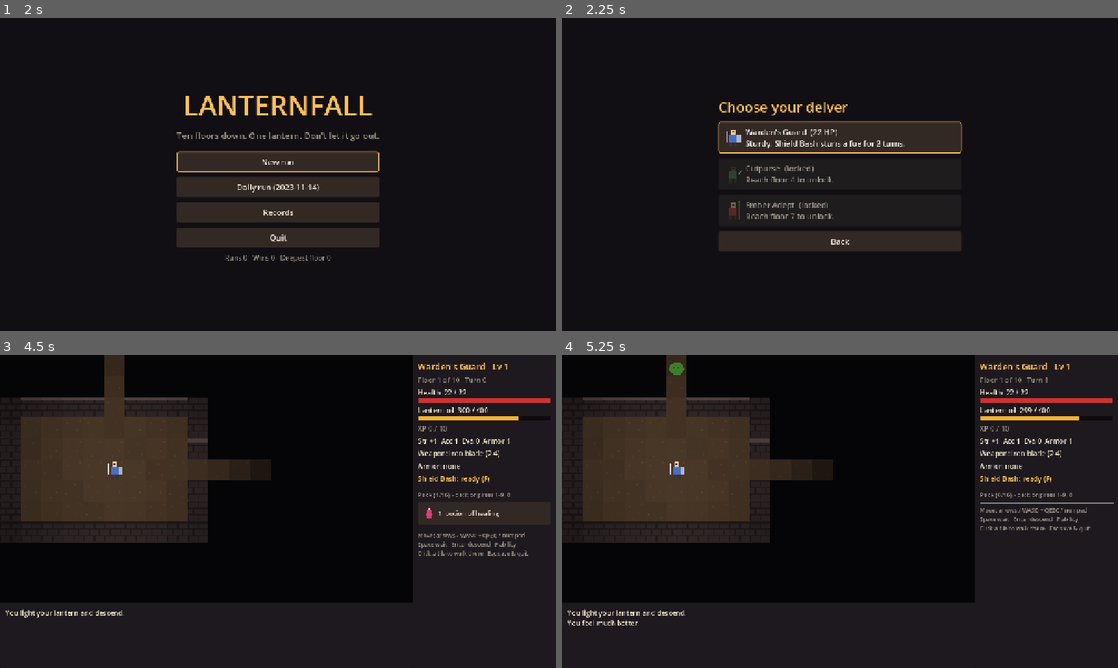
Above: before the commit, frames 1-4 (two rows, left to right).
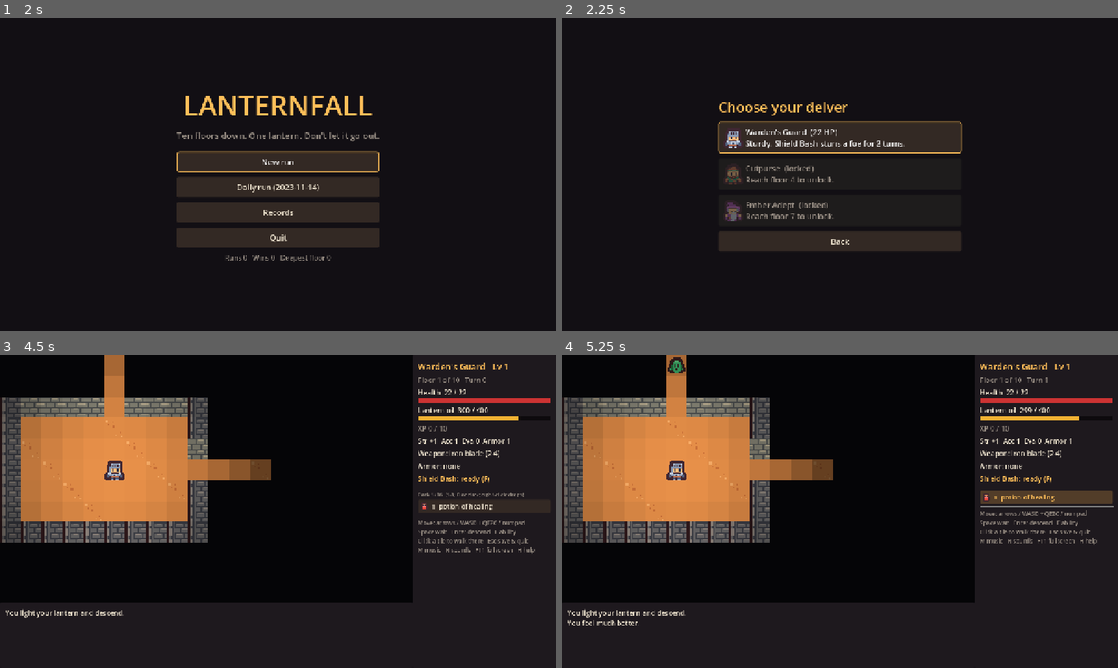
Above: after the commit, the same moments.

Repository: NyobXwb/lanternfall
Game: Godot game, scene res://ui/main.tscn
The game is run twice, just before and just after one commit, with the same random seed, the same clock (stepped at 60 frames per second) and the same inputs.
Inputs:
- Up to frame 1 (2 s): click "Records" at 0.5 s; click "Back" at 1.25 s
- Up to frame 2 (2.25 s): click "New run" at 2 s
- Up to frame 3 (4.5 s): click "Back" at 2.75 s; click "New run" at 3.5 s; click "Warden's Guard (22 HP) Sturdy…" at 4.25 s
- Up to frame 4 (5.25 s): click "1 potion of healing" at 5 s

Frame 1 is identical in both runs. In frame 2, 0.4% of the frame differs, in the area x 29-33%, y 35-65%; in frame 3, 19%; in frame 4, 19%, in the area x 0-100%, y 0-61%.
Error after the commit: Attempted to free a locked object (calling or emitting). (res://ui/main.gd:360)

Commit message:
Kenney art, sounds and music; drop items; skip worse gear; faster side panel
Co-Authored-By: Claude Opus 5.5 <noreply@anthropic.com>
Claude-Session: https://claude.ai/code/session_014DexrHtgHWWYtcEXMziboE

Diff:
--- a/bot/bot.gd
+++ b/bot/bot.gd
@@ -140,7 +140,11 @@
 	var targets: Array = []
 	var full: bool = g.inventory.size() >= Defs.INV_CAP
 	for pos in g.floor_items:
-		if g.is_seen(pos) and pos != p.pos and (not full or "oil" in g.floor_items[pos]):
+		var wanted := false
+		for id in g.floor_items[pos]:
+			if id == "oil" or (not full and not g._is_worse_gear(id)):
+				wanted = true
+		if g.is_seen(pos) and pos != p.pos and wanted:
 			targets.append(pos)
 	if g.tile(p.pos) == MapGen.STAIRS and _should_descend(g):
 		return {"type": "descend"}
--- a/core/game.gd
+++ b/core/game.gd
@@ -309,6 +309,8 @@
 			ok = true
 		"use":
 			ok = _use(a.index, a.get("target", Vector2i(-1, -1)))
+		"drop":
+			ok = _drop(a.index)
 		"ability":
 			ok = _ability(a.get("target", Vector2i(-1, -1)))
 		"descend":
@@ -345,6 +347,9 @@
 			if id == "oil":
 				oil = mini(Defs.OIL_MAX, oil + Defs.OIL_FLASK)
 				msg("You refill your lantern.")
+			elif _is_worse_gear(id):
+				left.append(id)
+				msg("You leave the %s; yours is better." % Defs.ITEMS[id].name)
 			elif inventory.size() < Defs.INV_CAP:
 				inventory.append(id)
 				msg("You pick up %s." % item_name(id))
@@ -362,6 +367,14 @@
 		msg("A shrine hums. Choose a blessing.")
 	if tile(p) == MapGen.STAIRS:
 		msg("Stairs lead down.")
+
+func _is_worse_gear(id: String) -> bool:
+	var d: Dictionary = Defs.ITEMS[id]
+	if d.kind == "weapon":
+		return d.get("tier", 0) <= Defs.ITEMS[weapon].get("tier", 0)
+	if d.kind == "armor":
+		return body_armor != "" and d.tier <= Defs.ITEMS[body_armor].tier
+	return false
 
 func _descend() -> bool:
 	if tile(player.pos) != MapGen.STAIRS:
@@ -474,6 +487,15 @@
 		msg("(It was a %s.)" % d.name)
 	return true
 
+func _drop(i: int) -> bool:
+	if i < 0 or i >= inventory.size():
+		return false
+	var id: String = inventory[i]
+	inventory.remove_at(i)
+	add_floor_item(player.pos, id)
+	msg("You drop %s." % item_name(id))
+	return true
+
 func _teleport() -> void:
 	for i in 100:
 		var room: Rect2i = rooms[rng.randi_range(0, rooms.size() - 1)]
--- a/data/defs.gd
+++ b/data/defs.gd
@@ -34,10 +34,10 @@
 	"rat":      {"name": "rat", "hp": 5, "dmg": [1, 2], "acc": 0, "eva": 1, "armor": 0, "xp": 1, "floors": [1, 3], "ai": "rush"},
 	"bat":      {"name": "bat", "hp": 4, "dmg": [1, 2], "acc": 0, "eva": 3, "armor": 0, "xp": 1, "floors": [1, 3], "ai": "erratic"},
 	"slime":    {"name": "slime", "hp": 8, "dmg": [1, 3], "acc": -1, "eva": 0, "armor": 0, "xp": 2, "floors": [1, 3], "ai": "split"},
-	"goblin":   {"name": "goblin", "hp": 9, "dmg": [2, 3], "acc": 1, "eva": 1, "armor": 0, "xp": 3, "floors": [3, 6], "ai": "rush", "pack": 3},
-	"archer":   {"name": "skeleton archer", "hp": 7, "dmg": [2, 4], "acc": 0, "eva": 1, "armor": 1, "xp": 4, "floors": [3, 6], "ai": "ranged"},
+	"goblin":   {"name": "cyclops", "hp": 9, "dmg": [2, 3], "acc": 1, "eva": 1, "armor": 0, "xp": 3, "floors": [3, 6], "ai": "rush", "pack": 3},
+	"archer":   {"name": "brigand archer", "hp": 7, "dmg": [2, 4], "acc": 0, "eva": 1, "armor": 1, "xp": 4, "floors": [3, 6], "ai": "ranged"},
 	"spider":   {"name": "spider", "hp": 10, "dmg": [2, 4], "acc": 1, "eva": 2, "armor": 0, "xp": 4, "floors": [3, 6], "ai": "web"},
-	"orc":      {"name": "orc brute", "hp": 18, "dmg": [3, 6], "acc": 1, "eva": 0, "armor": 1, "xp": 7, "floors": [5, 8], "ai": "rush"},
+	"orc":      {"name": "red brute", "hp": 18, "dmg": [3, 6], "acc": 1, "eva": 0, "armor": 1, "xp": 7, "floors": [5, 8], "ai": "rush"},
 	"wraith":   {"name": "wraith", "hp": 14, "dmg": [2, 4], "acc": 2, "eva": 3, "armor": 0, "xp": 7, "floors": [5, 8], "ai": "drain"},
 	"cultist":  {"name": "cultist", "hp": 12, "dmg": [2, 3], "acc": 1, "eva": 1, "armor": 0, "xp": 7, "floors": [5, 8], "ai": "summon"},
 	"golem":    {"name": "golem", "hp": 34, "dmg": [5, 8], "acc": 1, "eva": -2, "armor": 3, "xp": 12, "floors": [7, 10], "ai": "slow"},
--- a/ui/main.gd
+++ b/ui/main.gd
@@ -153,6 +153,7 @@
 
 func show_title() -> void:
 	screen = "title"
+	sfx.play_music("title")
 	_clear()
 	_bg()
 	var box := _centered_box()
@@ -233,6 +234,7 @@
 	at.region = Sprites.region(sprite)
 	var img := at.get_image()
 	img.resize(48, 48, Image.INTERPOLATE_NEAREST)
+	_tint_image(img, Sprites.tint(sprite))
 	return ImageTexture.create_from_image(img)
 
 # ---------------------------------------------------------------- run
@@ -260,6 +262,7 @@
 func show_game() -> void:
 	screen = "game"
 	_clear()
+	stats_box = null
 	_bg()
 	travel_bot = Bot.new("careful", game.seed_value)
 	var root := HBoxContainer.new()
@@ -299,6 +302,7 @@
 func _refresh() -> void:
 	if screen != "game":
 		return
+	sfx.play_music("deep" if game.floor_num >= 7 else "descent")
 	map_view.queue_redraw()
 	_build_side()
 	var lines: Array = game.messages.slice(-40)
@@ -326,9 +330,40 @@
 	box.add_child(bar)
 	return box
 
+var stats_box: VBoxContainer
+var pack_box: VBoxContainer
+var _pack_sig := ""
+
 func _build_side() -> void:
-	for c in side.get_children():
-		c.queue_free()
+	if stats_box == null or not is_instance_valid(stats_box):
+		for c in side.get_children():
+			c.queue_free()
+		stats_box = VBoxContainer.new()
+		stats_box.add_theme_constant_override("separation", 6)
+		side.add_child(stats_box)
+		pack_box = VBoxContainer.new()
+		pack_box.add_theme_constant_override("separation", 4)
+		side.add_child(pack_box)
+		var help := _label("Move: arrows / WASD + QEZC / numpad\nSpace wait   Enter descend   F ability\nClick a tile to walk there   Esc save & quit\nM music   N sounds   F11 fullscreen   H help", 13, COL_DIM)
+		side.add_child(help)
+		_pack_sig = ""
+	for c in stats_box.get_children():
+		c.free()
+	var side_saved := side
+	side = stats_box
+	_build_stats()
+	side = side_saved
+	var sig := ",".join(game.inventory) + "|" + str(game.identified.size())
+	if sig != _pack_sig:
+		_pack_sig = sig
+		for c in pack_box.get_children():
+			c.free()
+		var side_saved2 := side
+		side = pack_box
+		_build_pack()
+		side = side_saved2
+
+func _build_stats() -> void:
 	var g = game
 	var cls: Dictionary = Defs.CLASSES[g.class_id]
 	side.add_child(_label("%s   Lv %d" % [cls.name, g.level], 20, COL_ACCENT))
@@ -350,7 +385,10 @@
 	if not g.blessings.is_empty():
 		side.add_child(_label("Blessings: " + ", ".join(g.blessings), 14, Color(0.6, 0.8, 1)))
 	side.add_child(HSeparator.new())
-	side.add_child(_label("Pack (%d/%d) - click or press 1-9, 0" % [g.inventory.size(), Defs.INV_CAP], 14, COL_DIM))
+
+func _build_pack() -> void:
+	var g = game
+	side.add_child(_label("Pack %d/%d  (1-9, 0 or click; right-click drops)" % [g.inventory.size(), Defs.INV_CAP], 12, COL_DIM))
 	for i in g.inventory.size():
 		var id: String = g.inventory[i]
 		var key := str((i + 1) % 10) if i < 10 else " "
@@ -360,10 +398,26 @@
 		b.focus_mode = Control.FOCUS_NONE
 		b.add_theme_font_size_override("font_size", 15)
 		b.icon = _sprite_icon_small(Defs.ITEMS[id].kind)
+		b.custom_minimum_size = Vector2(0, 30)
+		b.add_theme_constant_override("icon_max_width", 24)
+		for st in ["normal", "hover", "pressed"]:
+			var sb: StyleBoxFlat = theme.get_stylebox(st, "Button").duplicate()
+			sb.set_content_margin_all(3)
+			b.add_theme_stylebox_override(st, sb)
+		b.tooltip_text = "Left click: use.  Right click: drop."
+		b.gui_input.connect(func(ev):
+			if ev is InputEventMouseButton and ev.pressed and ev.button_index == MOUSE_BUTTON_RIGHT:
+				_do({"type": "drop", "index": i}))
 		b.pressed.connect(func(): _use_item(i))
 		side.add_child(b)
 	side.add_child(HSeparator.new())
-	side.add_child(_label("Move: arrows / WASD + QEZC / numpad\nSpace wait   Enter descend   F ability\nClick a tile to walk there   Esc save & quit", 13, COL_DIM))
+
+func _tint_image(img: Image, c: Color) -> void:
+	if c == Color.WHITE:
+		return
+	for y in img.get_height():
+		for x in img.get_width():
+			img.set_pixel(x, y, img.get_pixel(x, y) * c)
 
 var _icon_cache := {}
 func _sprite_icon_small(sprite: String) -> Texture2D:
@@ -373,6 +427,7 @@
 		at.region = Sprites.region(sprite)
 		var img := at.get_image()
 		img.resize(32, 32, Image.INTERPOLATE_NEAREST)
+		_tint_image(img, Sprites.tint(sprite))
 		_icon_cache[sprite] = ImageTexture.create_from_image(img)
 	return _icon_cache[sprite]
 
@@ -412,7 +467,7 @@
 			_refresh()
 			return
 		a["target"] = t.pos
-	sfx.play("item")
+	sfx.play("scroll" if Defs.ITEMS[id].kind == "scroll" else "item")
 	_do(a)
 
 func _nearest_target(min_d: int, max_d: int):
@@ -442,6 +497,12 @@
 	sfx.play("ability")
 	_do({"type": "ability", "target": t.pos})
 
+func _input(event: InputEvent) -> void:
+	if event is InputEventKey and event.pressed and not event.echo and event.keycode == KEY_F11:
+		var fs := DisplayServer.window_get_mode() == DisplayServer.WINDOW_MODE_FULLSCREEN
+		DisplayServer.window_set_mode(DisplayServer.WINDOW_MODE_WINDOWED if fs else DisplayServer.WINDOW_MODE_FULLSCREEN)
+		get_viewport().set_input_as_handled()
+
 func _unhandled_input(event: InputEvent) -> void:
 	if screen == "end" and event is InputEventKey and event.pressed and event.keycode == KEY_ESCAPE:
 		show_title()
@@ -454,7 +515,11 @@
 		return
 	travel_path_target = Vector2i(-1, -1)
 	var k: int = event.keycode
-	if k == KEY_ESCAPE:
+	if k == KEY_M:
+		sfx.toggle_music()
+	elif k == KEY_N:
+		sfx.toggle_sfx()
+	elif k == KEY_ESCAPE:
 		Profile.write_save(game, daily_key)
 		show_title()
 	elif KEY_DIRS.has(k):
--- a/ui/map_view.gd
+++ b/ui/map_view.gd
@@ -65,10 +65,11 @@
 				MapGen.STAIRS: spr = "stairs"
 				MapGen.SHRINE: spr = "shrine"
 				_: spr = "floor_alt" if (x * 7 + y * 13) % 5 == 0 else "floor"
-			draw_texture_rect_region(tex, dest, Sprites.region(spr), tint)
+			draw_texture_rect_region(tex, dest, Sprites.region(spr), tint * Sprites.tint(spr))
 			if game.floor_items.has(p):
 				var id: String = game.floor_items[p][-1]
-				draw_texture_rect_region(tex, dest, Sprites.region(Defs.ITEMS[id].kind), tint)
+				var ispr: String = Defs.ITEMS[id].kind
+				draw_texture_rect_region(tex, dest, Sprites.region(ispr), tint * Sprites.tint(ispr))
 	# Monsters (only in light).
 	for m in game.monsters:
 		if not m.alive() or not game.visible.has(m.pos):
@@ -76,8 +77,8 @@
 		var dest := Rect2(Vector2(m.pos - o) * CELL, Vector2(CELL, CELL))
 		var spr: String = m.kind
 		if m.ai == "mimic" and not m.aware:
-			spr = "weapon"
-		draw_texture_rect_region(tex, dest, Sprites.region(spr), _tint(m.pos, r))
+			spr = "chest"
+		draw_texture_rect_region(tex, dest, Sprites.region(spr), _tint(m.pos, r) * Sprites.tint(spr))
 		if m.hp < m.max_hp:
 			var frac: float = float(m.hp) / m.max_hp
 			draw_rect(Rect2(dest.position + Vector2(4, -4), Vector2(CELL - 8, 4)), Color(0.2, 0, 0))
--- a/ui/sfx.gd
+++ b/ui/sfx.gd
@@ -15,7 +15,15 @@
 	"level": [500.0, 1000.0, 0.30, "sine", 0.4],
 	"death": [220.0, 40.0, 0.9, "square", 0.4],
 	"win": [400.0, 1200.0, 0.8, "sine", 0.4],
+	"scroll": [600.0, 900.0, 0.08, "sine", 0.35],
 }
+const MUSIC := {"title": "res://assets/music/title.ogg", "descent": "res://assets/music/descent.ogg", "deep": "res://assets/music/deep.ogg"}
+const SETTINGS_PATH := "user://settings.json"
+
+var music_player: AudioStreamPlayer
+var current_track := ""
+var music_on := true
+var sfx_on := true
 
 var streams := {}
 var players: Array[AudioStreamPlayer] = []
@@ -27,11 +35,53 @@
 		streams[n] = load(path) if ResourceLoader.exists(path) else _synth(SOUNDS[n])
 	for i in 6:
 		var p := AudioStreamPlayer.new()
+		p.volume_db = -4.0
 		add_child(p)
 		players.append(p)
+	music_player = AudioStreamPlayer.new()
+	music_player.volume_db = -12.0
+	add_child(music_player)
+	if FileAccess.file_exists(SETTINGS_PATH):
+		var d = JSON.parse_string(FileAccess.get_file_as_string(SETTINGS_PATH))
+		if d is Dictionary:
+			music_on = d.get("music", true)
+			sfx_on = d.get("sfx", true)
+
+func save_settings() -> void:
+	var f := FileAccess.open(SETTINGS_PATH, FileAccess.WRITE)
+	if f:
+		f.store_string(JSON.stringify({"music": music_on, "sfx": sfx_on}))
+
+func play_music(track: String) -> void:
+	if track == current_track and music_player.playing:
+		return
+	current_track = track
+	music_player.stop()
+	if not music_on or not MUSIC.has(track) or not ResourceLoader.exists(MUSIC[track]):
+		return
+	var st = load(MUSIC[track])
+	if st is AudioStreamOggVorbis:
+		st.loop = true
+	music_player.stream = st
+	music_player.play()
+
+func toggle_music() -> void:
+	music_on = not music_on
+	var t := current_track
+	current_track = ""
+	if music_on:
+		play_music(t)
+	else:
+		music_player.stop()
+		current_track = t
+	save_settings()
+
+func toggle_sfx() -> void:
+	sfx_on = not sfx_on
+	save_settings()
 
 func play(n: String) -> void:
-	if not streams.has(n):
+	if not sfx_on or not streams.has(n):
 		return
 	var p := players[next]
 	next = (next + 1) % players.size()
--- a/ui/sprites.gd
+++ b/ui/sprites.gd
@@ -1,16 +1,24 @@
-# Which cell of the tile sheet each sprite uses. To switch to Kenney's
-# Tiny Dungeon sheet, point SHEET at it and update CELLS; nothing else changes.
+# Which cell of the tile sheet each sprite uses, plus an optional tint.
+# Art: Kenney "Tiny Dungeon" (CC0), 12 columns of 16x16 tiles.
+# The old generated sheet is kept at assets/placeholder_tiles.png.
 extends RefCounted
 
-const SHEET := "res://assets/placeholder_tiles.png"
+const SHEET := "res://assets/kenney/tiny_dungeon.png"
 const TILE := 16
-const COLS := 8
-const ORDER := [
-	"floor", "wall", "stairs", "shrine", "floor_alt", "wall_top", "door", "bones",
-	"guard", "cutpurse", "adept", "rat", "bat", "slime", "goblin", "archer",
-	"spider", "orc", "wraith", "cultist", "golem", "shade", "mimic", "warden",
-	"potion", "scroll", "weapon", "armor", "food", "oil", "bomb", "smoke",
-]
+const COLS := 12
+const W := Color.WHITE
+
+const CELLS := {
+	"floor": [48, W], "floor_alt": [49, W], "wall": [57, Color(0.8, 0.8, 0.9)], "wall_top": [40, W],
+	"stairs": [9, W], "shrine": [32, W], "door": [45, W], "bones": [24, W],
+	"guard": [97, W], "cutpurse": [112, W], "adept": [84, W],
+	"rat": [123, W], "bat": [120, W], "slime": [108, W], "goblin": [109, W], "archer": [100, W],
+	"spider": [122, W], "orc": [110, W], "wraith": [121, Color(0.75, 0.8, 1.0)], "cultist": [111, W],
+	"golem": [124, W], "shade": [121, Color(0.35, 0.25, 0.5)], "mimic": [92, W], "warden": [87, Color(1.0, 0.85, 0.5)],
+	"chest": [89, W],
+	"potion": [115, W], "scroll": [101, Color(1.0, 0.95, 0.8)], "weapon": [104, W], "armor": [102, W],
+	"food": [66, W], "oil": [113, Color(1.0, 0.75, 0.3)], "bomb": [102, Color(0.3, 0.3, 0.35)], "smoke": [113, W],
+}
 
 static var _tex: Texture2D
 
@@ -20,12 +28,8 @@
 	return _tex
 
 static func region(sprite: String) -> Rect2:
-	var i := ORDER.find(sprite)
-	if i < 0:
-		i = 0
+	var i: int = CELLS.get(sprite, CELLS.floor)[0]
 	return Rect2((i % COLS) * TILE, (i / COLS) * TILE, TILE, TILE)
 
-static func for_item(id: String) -> String:
-	var Defs = load("res://data/defs.gd")
-	var kind: String = Defs.ITEMS[id].kind
-	return kind
+static func tint(sprite: String) -> Color:
+	return CELLS.get(sprite, CELLS.floor)[1]
Not shown, added: assets/kenney/ImpactSounds-License.txt
Not shown, added: assets/kenney/MusicJingles-License.txt
Not shown, added: assets/kenney/MusicLoops-License.txt
Not shown, added: assets/kenney/RPGAudio-License.txt
Not shown, added: assets/kenney/TinyDungeon-License.txt
Binary file added: assets/kenney/tiny_dungeon.png
Not shown, added: assets/kenney/tiny_dungeon.png.import
Not shown, added: assets/music/deep.ogg.import
Not shown, added: assets/music/descent.ogg.import
Not shown, added: assets/music/title.ogg.import
Not shown, added: assets/sfx/ability.ogg.import
Not shown, added: assets/sfx/death.ogg.import
(and 21 more such lines)
